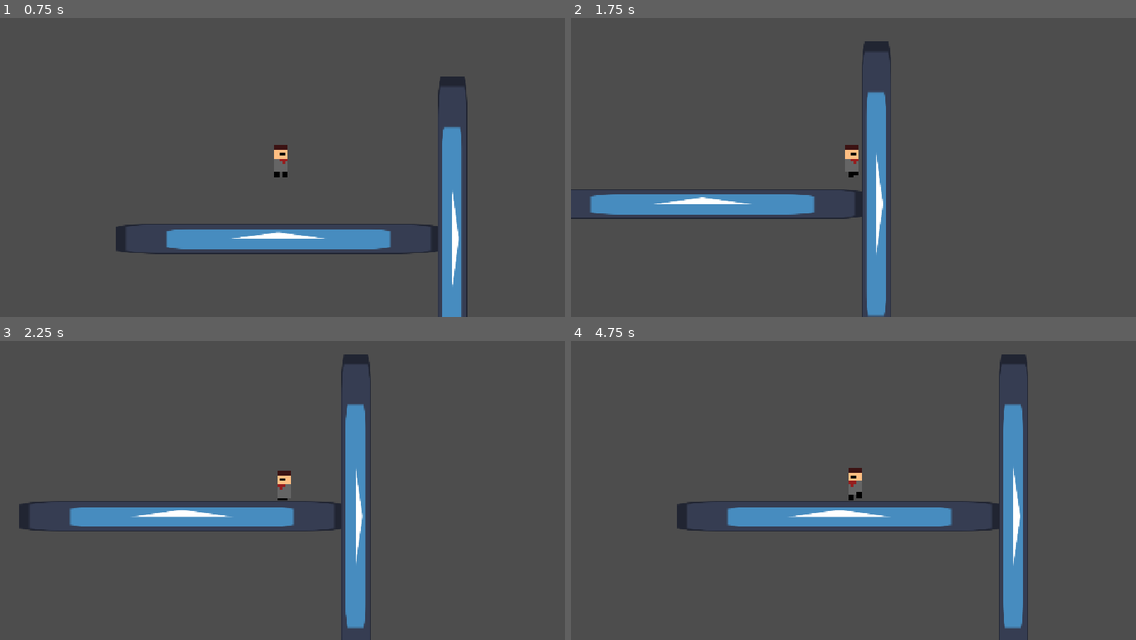
Above: before the commit, frames 1-4 (two rows, left to right).
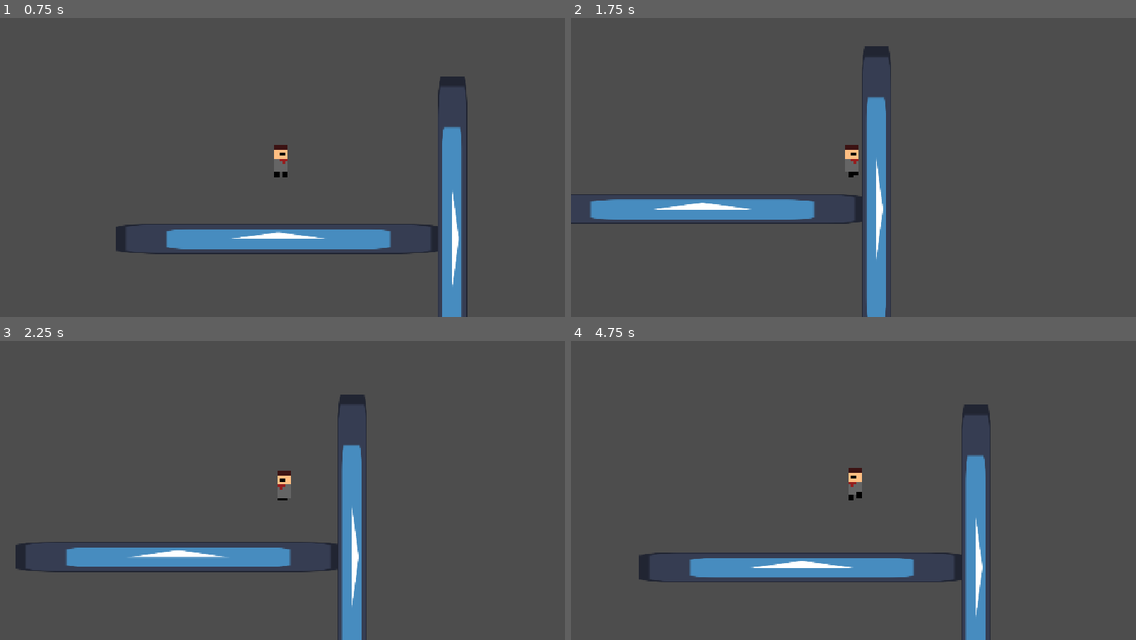
Above: after the commit, the same moments.

Repository: Coog-Interactive/GMTK-Team-Godot
Game: Godot game, scene res://source/scenes/level0.tscn
Same seed, same stepped clock (60 frames per second), same inputs: the game is played once before the commit and once after it. The project has no main scene, so this scene is started directly. The engine's default icon, where the game draws it, is replaced by a stand-in: a white triangle on a blue panel in a dark square.
Inputs:
- Up to frame 1 (0.75 s): tap Enter (ui_accept) at 0.5 s; hold Right (ui_right) from 0.53 s (still down); hold Z (dash) from 0.53 s (still down)
- Up to frame 2 (1.75 s): keep holding Right (ui_right); tap Enter (ui_accept) at 0.77, 1.52 s; release Z (dash) at 1.28 s; tap Z (dash) at 1.35 s
- Up to frame 3 (2.25 s): release Right (ui_right) at 2.03 s; hold Left (ui_left) from 2.03 s (still down); hold Z (dash) from 2.03 s (still down)
- Up to frame 4 (4.75 s): release Left (ui_left) at 2.78 s; release Z (dash) at 2.78 s; hold Right (ui_right) 2.78-4.28 s; tap Z (dash) at 2.85, 4.35 s; tap Enter (ui_accept) at 3.02, 3.77, 4.52 s; hold Z (dash) 3.53-4.28 s; hold Left (ui_left) from 4.28 s (still down)

Frame 1 is identical in both runs. In frame 2, 2.6% of the frame differs, in the area x 0-57%, y 7-100%; in frame 3, 8.9%; in frame 4, 12%, in the area x 12-81%, y 4-100%.

Commit message:
Clean-up a tad

Diff:
--- a/source/scripts/player.gd
+++ b/source/scripts/player.gd
@@ -15,7 +15,7 @@
 
 func _physics_process(delta: float) -> void:
 	# Add the gravity.
-	if not is_on_floor():
+	if not is_on_floor() or not is_on_wall():
 		velocity += get_gravity() * delta
 	else:
 		wall_running = false
@@ -32,11 +32,6 @@
 		speed -= ACCELERATION
 		speed = clampf(speed, WALK_SPEED, MAX_DASH_SPEED)
 
-	# Wall running.
-	if speed > MIN_DASH_SPEED and not wall_running and is_on_wall() and not is_on_floor():
-		wall_running = true
-		velocity.y = (speed - MIN_DASH_SPEED) * -1
-
 	# Get the input direction and havelocity.y += 10ndle the movement/deceleration.
 	# As good practice, you should replace UI actions with custom gameplay actions.
 	var direction: float = Input.get_axis("ui_left", "ui_right")
@@ -44,6 +39,11 @@
 		velocity.x = direction * speed
 	else:
 		velocity.x = move_toward(velocity.x, 0, speed)
+
+	# Wall running.
+	if speed > MIN_DASH_SPEED and is_on_wall() and direction and not is_on_floor():
+		wall_running = true
+		velocity.y = (speed - MIN_DASH_SPEED) * -1
 
 	if velocity.x:
 		$Sprite2D.play("walk")
